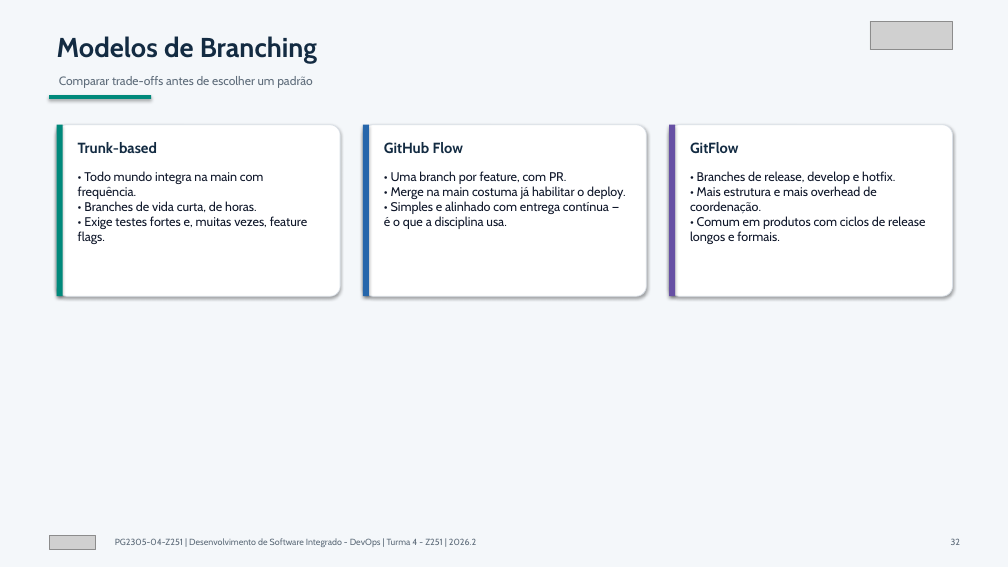
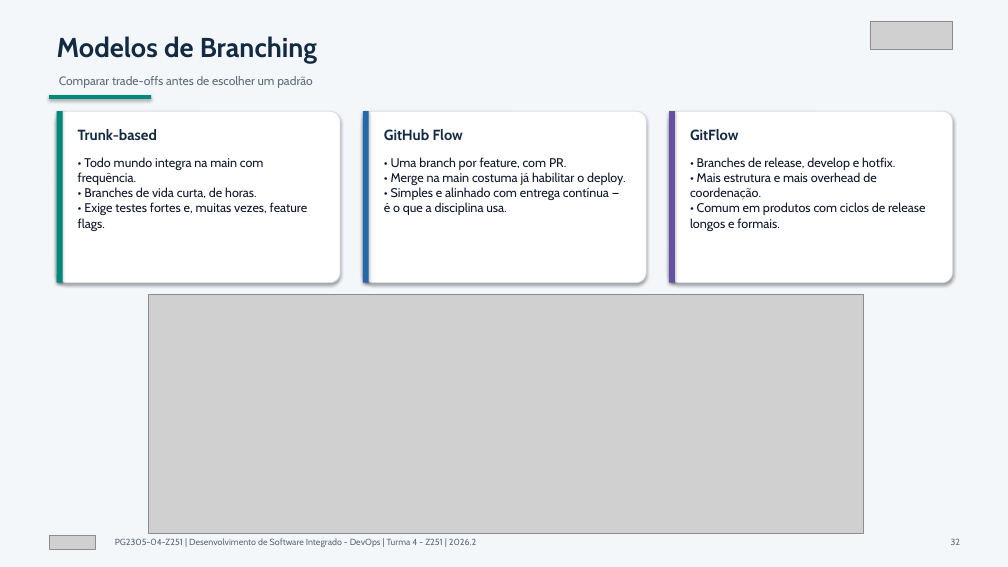
Before and after one commit to unifor-docente/desenvolvimento-software-integrado-devops, a slide deck: slide 32 of Slides/Desenvolvimento de Software Integrado - DevOps - Slides.pptx. Drawn at 1008x567 pixels with LibreOffice and Linux fonts; fonts in the diff are those of the drawing; grey boxes stand for pictures. Boxes give left, top, right and bottom in pixels: in the first picture for what was removed or moved away, otherwise in the second. Text is boxed around its words. In the diff, an @@ line names an element or a change of style, - is before the commit and + after.

```diff
--- a/Slides/Desenvolvimento de Software Integrado - DevOps - Slides.pptx
+++ b/Slides/Desenvolvimento de Software Integrado - DevOps - Slides.pptx
@@ 6 texts, 3 rounded rectangles, 3 rectangles: place and size @@
-6 texts, 3 rounded rectangles, 3 rectangles at (57,125,953,296)
+6 texts, 3 rounded rectangles, 3 rectangles at (57,111,953,283)
@@ picture added at (149,295,864,533) @@
```
Also in this commit, not shown: 6 other slides changed, 1 other file.
